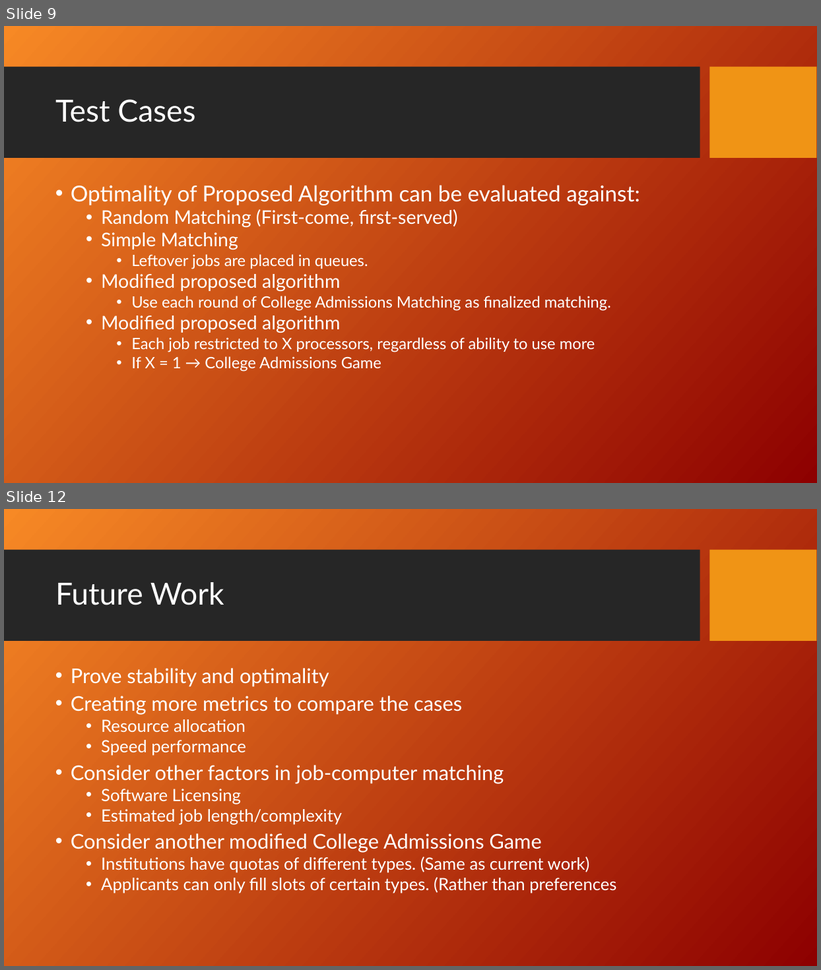
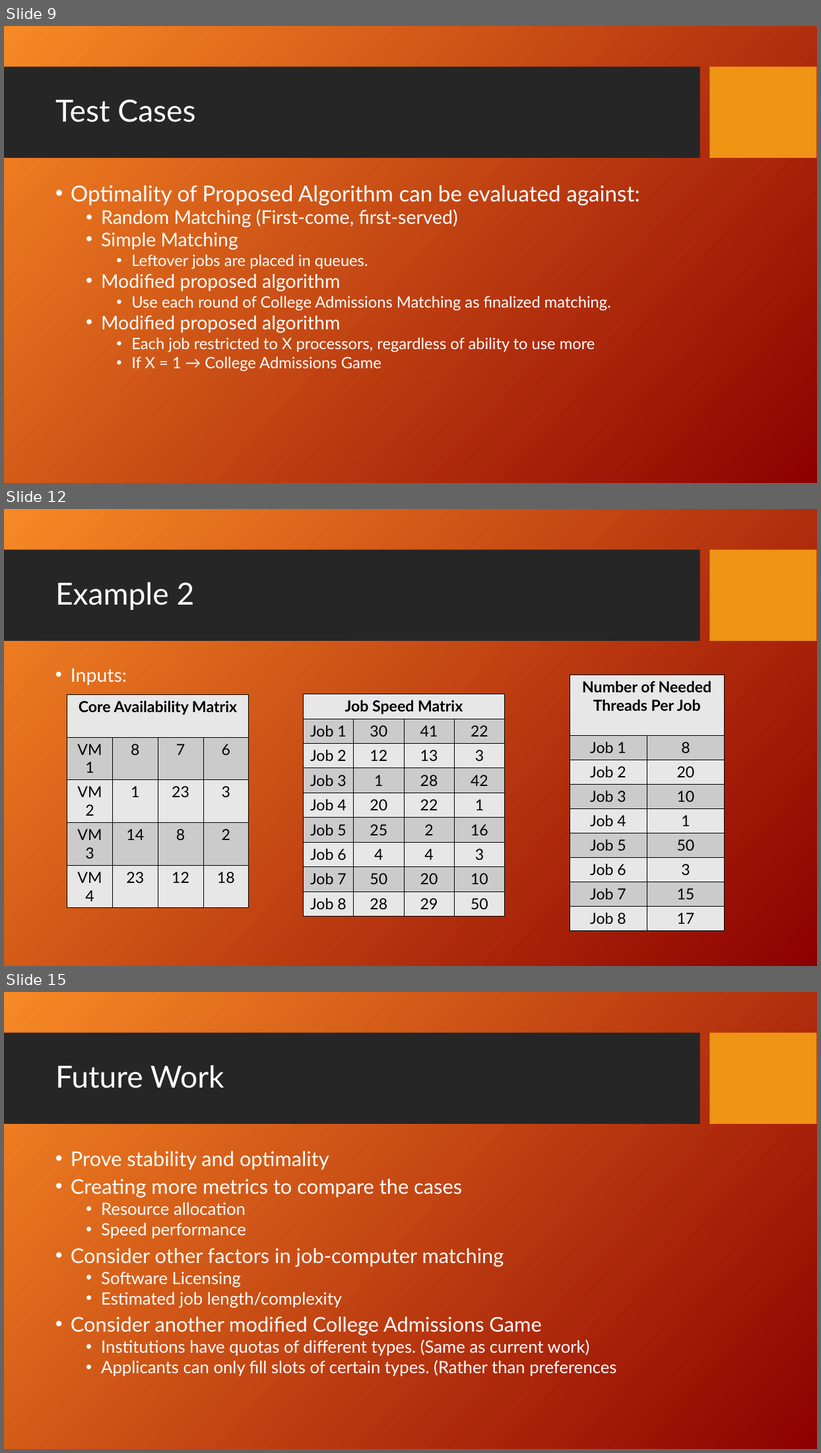
Before and after one commit to fmromano/GameTheoryProject, a slide deck: Paper/MatchingJobsPresentation_KH_FRResultsStarted.ppt. Shown one above the other, each under a label of ours: slides 9 and 12 before the commit, slides 9, 12 and 15 after it; the slides between them are not shown. The pictures are 821x970 and 821x1453 pixels, drawn with LibreOffice and Linux fonts; fonts in the diff are those of the drawing; background and template pictures are left out. Boxes give left, top, right and bottom in pixels: in the first picture for what was removed or moved away, otherwise in the second. Text is boxed around its words. In the diff, an @@ line names an element or a change of style, - is before the commit and + after.

Commit message:
Finished results section (only two examples included)

```diff
--- a/Paper/MatchingJobsPresentation_KH_FRResultsStarted.ppt
+++ b/Paper/MatchingJobsPresentation_KH_FRResultsStarted.ppt
@@ slide 12 added at [4,509,817,966], background picture (left out); not listed: 2 template elements that a slide beside it also shows @@
@@ title added at [55,582,195,610], 36 pt, text #FFFFFF @@
+Example 2
@@ text added at [71,668,127,685], 22.2 pt, text #FFFFFF @@
+• Inputs:
@@ table added at [569,675,724,927], 9 rows, 2 columns @@
+Number of Needed Threads Per Job | 
+Job 1 | 8
+Job 2 | 20
+Job 3 | 10
+Job 4 | 1
+Job 5 | 50
+Job 6 | 3
+Job 7 | 15
+Job 8 | 17
@@ table added at [67,694,247,904], 5 rows, 4 columns @@
+Core Availability Matrix |  |  | 
+VM 1 | 8 | 7 | 6
+VM 2 | 1 | 23 | 3
+VM 3 | 14 | 8 | 2
+VM 4 | 23 | 12 | 18
@@ table added at [303,694,506,916], 9 rows, 4 columns @@
+Job Speed Matrix |  |  | 
+Job 1 | 30 | 41 | 22
+Job 2 | 12 | 13 | 3
+Job 3 | 1 | 28 | 42
+Job 4 | 20 | 22 | 1
+Job 5 | 25 | 2 | 16
+Job 6 | 4 | 4 | 3
+Job 7 | 50 | 20 | 10
+Job 8 | 28 | 29 | 50
@@ what was slide 12 is now slide 15 @@
```
Also in this commit, not shown: 2 other slides added, 3 other files.
